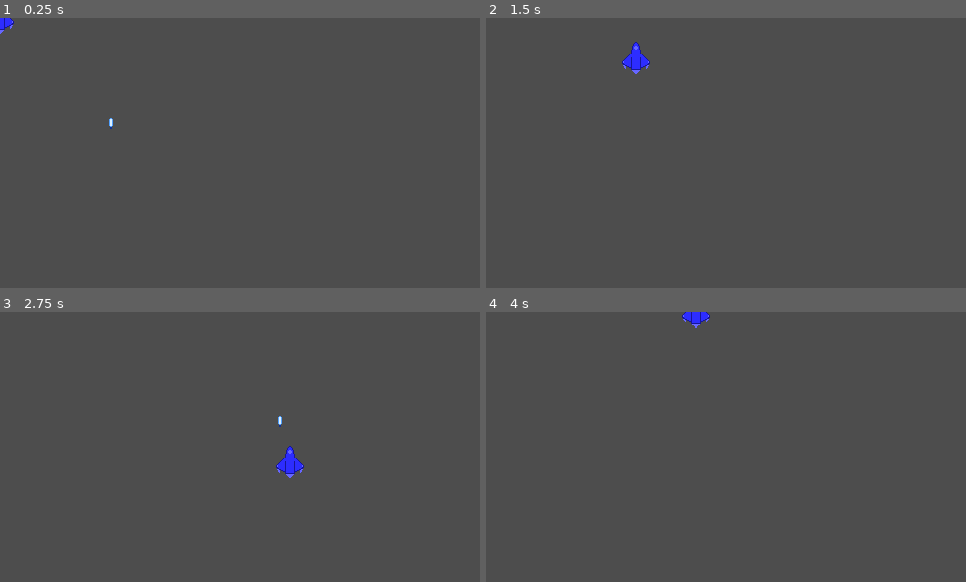
Above: before the commit, frames 1-4 (two rows, left to right).
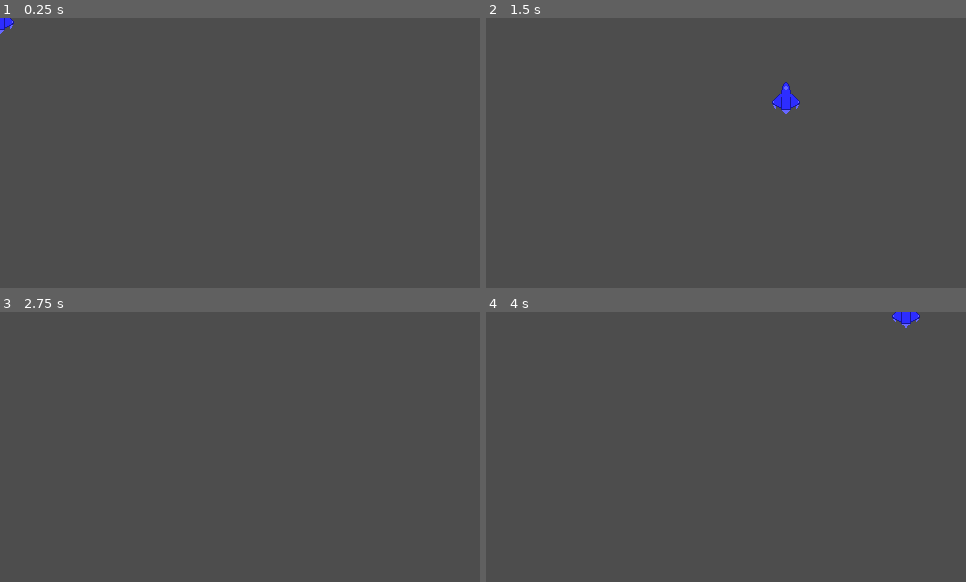
Above: after the commit, the same moments.

Repository: GavinGuyote/TicketBlaster
Game: Godot game, scene res://player.tscn
The game is run twice, just before and just after one commit, with the same random seed, the same clock (stepped at 60 frames per second) and the same inputs.
Inputs:
- Up to frame 1 (0.25 s): no input
- Up to frame 2 (1.5 s): tap Enter at 0.5 s; hold D (right) 0.53-1.28 s; hold Space (shoot) 0.53-1.28 s; hold S (down) from 1.28 s (still down); tap Space (shoot) at 1.35 s
- Up to frame 3 (2.75 s): release S (down) at 2.03 s; hold D (right) from 2.03 s (still down); hold Space (shoot) from 2.03 s (still down)
- Up to frame 4 (4 s): release D (right) at 2.78 s; release Space (shoot) at 2.78 s; hold W (up) 2.78-3.53 s; tap Space (shoot) at 2.85 s; hold A (left) from 3.53 s (still down); hold Space (shoot) from 3.53 s (still down)

The runs differ from the first frame. In frame 1, less than 0.1% of the frame differs, in the area x 22-24%, y 37-42%; in frame 2, 0.7%, in the area x 28-66%, y 8-36%; in frame 3, 0.4%; in frame 4, 0.4%.

Commit message:
Added main and powerup scenes. Added powerup collection and states

Diff:
--- a/bullet.gd
+++ b/bullet.gd
@@ -1,10 +1,11 @@
 extends Area2D
 
-@export var speed: float = 400
+@export var speed: float = 800
+@export var direction = Vector2.UP
 
 func _physics_process(delta: float) -> void:
 	# Move bullet in a straight upward line
-	position += Vector2.UP * speed * delta
+	position += direction * speed * delta
 
 func _on_visible_on_screen_notifier_2d_screen_exited() -> void:
 	# Delete the bullet
--- a/bullet.tscn
+++ b/bullet.tscn
@@ -7,6 +7,7 @@
 size = Vector2(2, 10)
 
 [node name="Bullet" type="Area2D" unique_id=737163201]
+scale = Vector2(0.75, 0.75)
 script = ExtResource("1_v8qja")
 
 [node name="Sprite2D" type="Sprite2D" parent="." unique_id=1328119588]
--- /dev/null
+++ b/main.tscn
@@ -0,0 +1,20 @@
+[gd_scene format=3 uid="uid://dktlwcal5fhip"]
+
+[ext_resource type="PackedScene" uid="uid://1ai8e78oftds" path="res://powerup.tscn" id="1_0xm2m"]
+[ext_resource type="PackedScene" uid="uid://205igboujinr" path="res://player.tscn" id="1_ig7tw"]
+
+[node name="CanvasLayer" type="CanvasLayer" unique_id=963433058]
+
+[node name="ColorRect" type="ColorRect" parent="." unique_id=2047598469]
+anchors_preset = 15
+anchor_right = 1.0
+anchor_bottom = 1.0
+grow_horizontal = 2
+grow_vertical = 2
+color = Color(0.053040765, 6.346641e-05, 0.15214244, 1)
+
+[node name="powerup" parent="." unique_id=1031447551 instance=ExtResource("1_0xm2m")]
+position = Vector2(184, 10)
+
+[node name="Player" parent="." unique_id=653145262 groups=["player"] instance=ExtResource("1_ig7tw")]
+position = Vector2(188, 162)
--- a/player.gd
+++ b/player.gd
@@ -1,17 +1,30 @@
 extends CharacterBody2D
 
-@export var speed: float = 200 # pixels per second
+@export var speed: float = 400 # pixels per second
 @export var player_id: int = 1 # Used in co-op stage
 
 @onready var sprite = $AnimatedSprite2D
 
+# Base stats
 @export var bullet_scene: PackedScene
-@export var fire_rate: float = 0.3 # seconds between shots
+@export var fire_delay: float = 0.3 # seconds between shots
+@export var base_damage: int = 1
+
+# Powerups
+var has_wing_guns: bool = false
+var spread_level: int = 1 # 1 = astraight, 3 = 3-way spread, 5 = 5-way spread
+var has_rapid_fire: bool = false
 
 var input_direction: Vector2 = Vector2.ZERO
 var was_moving: bool = false
 
 var can_shoot: bool = true
+
+var center_gun: Vector2 = Vector2(0, -20)
+var right_gun: Vector2 = Vector2(14, 2)
+var left_gun: Vector2 = Vector2(-14, 2)
+
+var angles: Array[int] = [-15, 0, 15]
 
 func get_input():
 	input_direction = Input.get_vector("left", "right", "up", "down")
@@ -34,22 +47,53 @@
 	get_input()
 	update_animation()
 	move_and_slide()
+	add_to_group("players", true)
+
 	# If "shoot" is held AND can_shoot is true, call shoot()
 	var shooting: bool = Input.is_action_pressed("shoot")
 	if shooting and can_shoot:
 		shoot()
 
 func shoot() -> void:
-	# make a new bullet from bullet_scene
-	var bullet = bullet_scene.instantiate()
-	get_parent().add_child(bullet)
+	can_shoot = false
 
-	#put it at ship's nose (not centered)
-	bullet.global_position = global_position - Vector2(0, 20)
+	if has_rapid_fire:
+		fire_delay = 0.15
+	# Determine which guns are firing
+	var active_guns: Array[Vector2] = [center_gun]
+	if has_wing_guns:
+		active_guns.append(right_gun)
+		active_guns.append(left_gun)
+
+	# Determine the spread angles based on powerup level
+	var active_angles: Array[float] = []
+	if spread_level == 1:
+		active_angles = [0.0]
+	elif spread_level == 3:
+		active_angles = [0.0, -15.0, 15.0]
+
+	# Nested Loop: For every active gun, shoot each active angle
+	for gun_offset in active_guns:
+		for angle in active_angles:
+			var bullet = bullet_scene.instantiate()
+			get_parent().add_child(bullet)
+
+			bullet.global_position = global_position + gun_offset
+
+			# To prevent player from shooting themselve from spread shot, add slight tilt
+			var final_angle = angle
+			if gun_offset == left_gun and spread_level > 1:
+				final_angle -= 45.0 # Tilt slightly left
+			if gun_offset == right_gun and spread_level > 1:
+				final_angle += 45.0
+
+			bullet.direction = Vector2.UP.rotated(deg_to_rad(final_angle))
+			bullet.rotation = bullet.direction.angle() + PI / 2
+
+
 	# start the cooldown so you can't shot again until fire_rate passes.
-	toggle_shoot()
 	var tween = create_tween()
-	tween.tween_interval(fire_rate)
+	tween.tween_interval(fire_delay)
 	tween.tween_callback(toggle_shoot)
 
 func toggle_shoot():
--- a/player.tscn
+++ b/player.tscn
@@ -121,7 +121,4 @@
 [node name="CollisionShape2D" type="CollisionShape2D" parent="." unique_id=1049319303]
 shape = SubResource("CapsuleShape2D_l1abw")
 
-[node name="Bullet" parent="." unique_id=737163201 instance=ExtResource("3_i3pqv")]
-position = Vector2(111, 206)
-
 [connection signal="animation_finished" from="AnimatedSprite2D" to="." method="_on_animated_sprite_2d_animation_finished"]
--- /dev/null
+++ b/powerup.gd
@@ -0,0 +1,48 @@
+extends Area2D
+
+@export var speed: int = 100
+@export var direction: Vector2 = Vector2.DOWN
+
+enum SpriteState { POWERUP_RAPID, POWERUP_SPREAD, POWERUP_SHIELD } # Need to create a wing-guns powerup sprite.
+
+@onready var powerup_sprite: Sprite2D = $Sprite2D
+var random_state_name: String = ""
+
+# Called when the node enters the scene tree for the first time.
+func _ready() -> void:
+	# Get the keys of the enum to use as an array
+	var states: Array = SpriteState.keys()
+
+	#Pick a random index from the enum keys
+	random_state_name = states[randi() % states.size()]
+
+	# Map string name to texture path or sprite frame
+	var texture_path = "res://art/" + random_state_name.to_lower() + ".png"
+
+	powerup_sprite.texture = load(texture_path)
+
+	print("Changed sprite to: ", random_state_name)
+
+
+# Called every frame. 'delta' is the elapsed time since the previous frame.
+func _process(delta: float) -> void:
+	position += direction * speed * delta
+
+
+
+
+func _on_visible_on_screen_notifier_2d_screen_exited() -> void:
+	queue_free()
+
+
+func _on_body_entered(body: Node2D) -> void:
+	if body.is_in_group("player"):
+		if random_state_name == "POWERUP_SPREAD":
+			body.spread_level = 3
+		elif random_state_name == "POWERUP_RAPID":
+			body.has_rapid_fire = true
+		else:
+			body.has_wing_guns = true
+
+		print("You have powered up")
+		queue_free()
--- /dev/null
+++ b/powerup.tscn
@@ -0,0 +1,22 @@
+[gd_scene format=3 uid="uid://1ai8e78oftds"]
+
+[ext_resource type="Texture2D" uid="uid://b1oo0gldv7o6l" path="res://art/powerup_spread.png" id="1_vcqqu"]
+[ext_resource type="Script" uid="uid://82um8dc36a1t" path="res://powerup.gd" id="1_wh0le"]
+
+[sub_resource type="CircleShape2D" id="CircleShape2D_l1abw"]
+radius = 8.062258
+
+[node name="powerup" type="Area2D" unique_id=1031447551]
+script = ExtResource("1_wh0le")
+
+[node name="Sprite2D" type="Sprite2D" parent="." unique_id=1246325597]
+texture = ExtResource("1_vcqqu")
+
+[node name="CollisionShape2D" type="CollisionShape2D" parent="." unique_id=264143639]
+shape = SubResource("CircleShape2D_l1abw")
+
+[node name="VisibleOnScreenNotifier2D" type="VisibleOnScreenNotifier2D" parent="." unique_id=2072387507]
+rect = Rect2(-8, -8, 16, 16)
+
+[connection signal="body_entered" from="." to="." method="_on_body_entered"]
+[connection signal="screen_exited" from="VisibleOnScreenNotifier2D" to="." method="_on_visible_on_screen_notifier_2d_screen_exited"]
--- a/project.godot
+++ b/project.godot
@@ -26,6 +26,10 @@
 [dotnet]
 
 project/assembly_name="TicketBlaster"
+
+[global_group]
+
+player=""
 
 [input]
 
Not shown, added: powerup.gd.uid
Not shown, added: main.tscn2934921501.tmp
Not shown, added: main.tscn2943529447.tmp
Not shown, added: main.tscn5124130759.tmp
